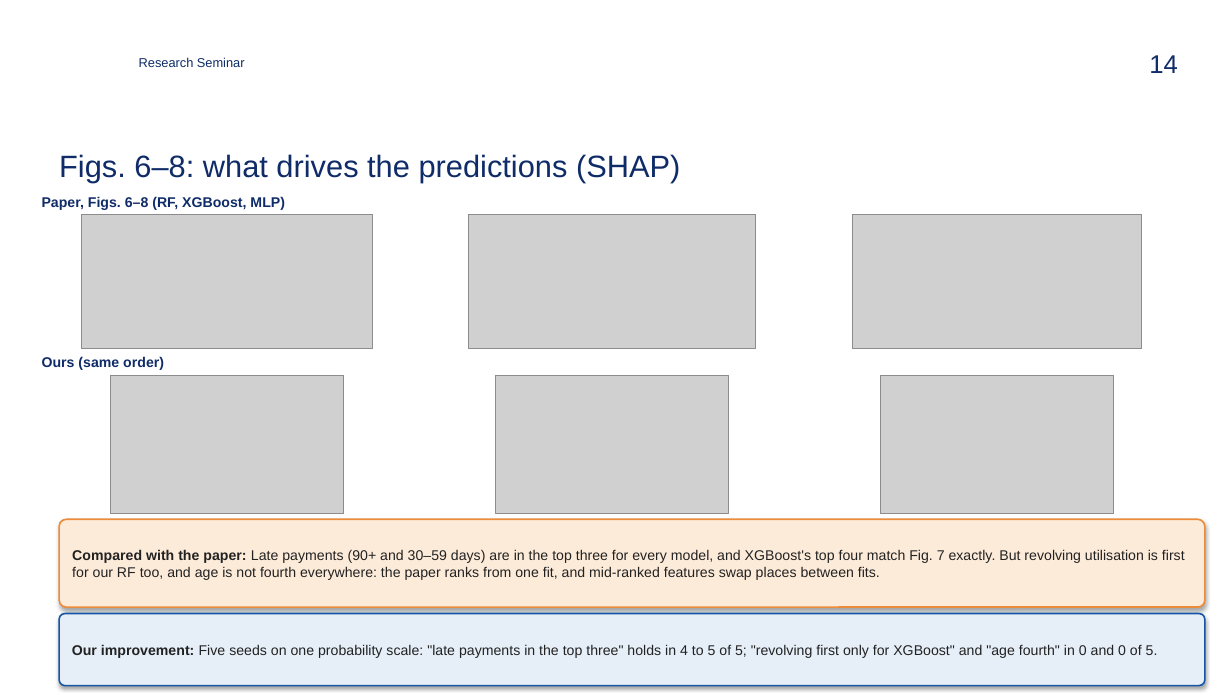
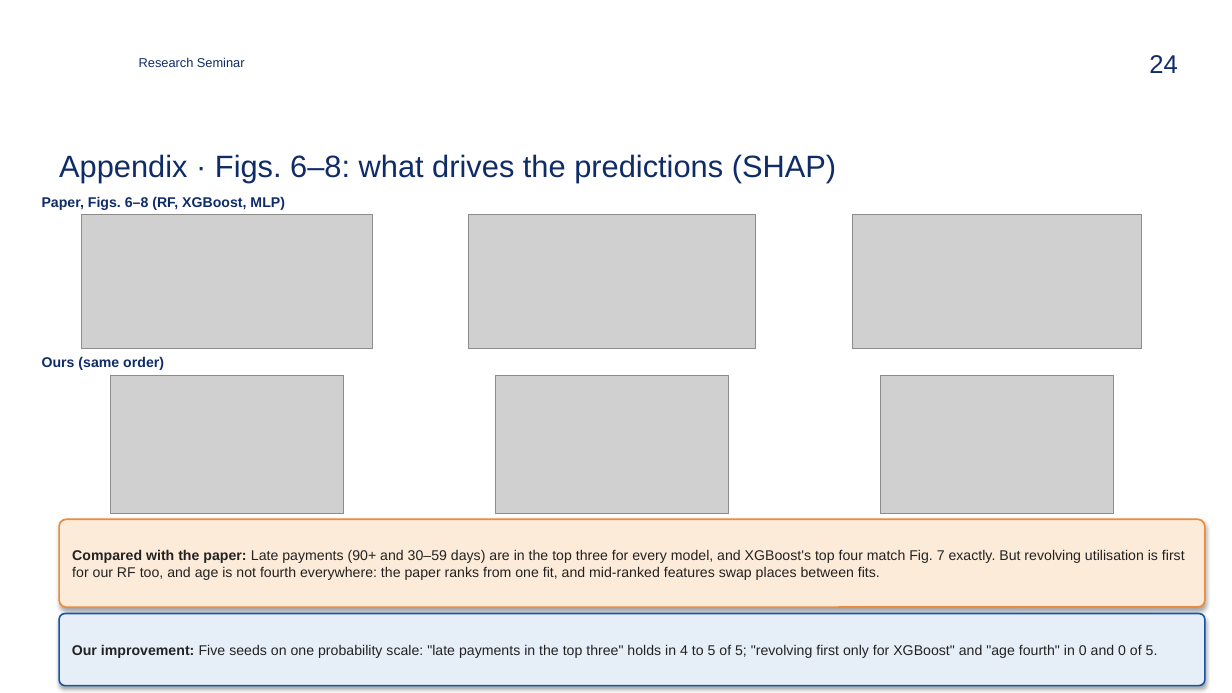
Before and after one commit to zavaz5/ml-model-risk, a slide deck: slide 24 of docs/presentation.pptx (slide 14 before the commit). Drawn at 1232x693 pixels with LibreOffice and Linux fonts; fonts in the diff are those of the drawing; grey boxes stand for pictures; background and template pictures are left out. Boxes give left, top, right and bottom in pixels: in the first picture for what was removed or moved away, otherwise in the second. Text is boxed around its words. In the diff, an @@ line names an element or a change of style, - is before the commit and + after.

```diff
--- a/docs/presentation.pptx
+++ b/docs/presentation.pptx
@@ page number at bbox=[1149, 55, 1178, 73]: text changed @@
-14
+24
@@ title at bbox=[59, 154, 836, 182]: text changed @@
-Figs. 6–8: what drives the predictions (SHAP)
+Appendix · Figs. 6–8: what drives the predictions (SHAP)
```
Also in this commit, not shown: 13 other slides changed, 10 slides added, 18 other files.
